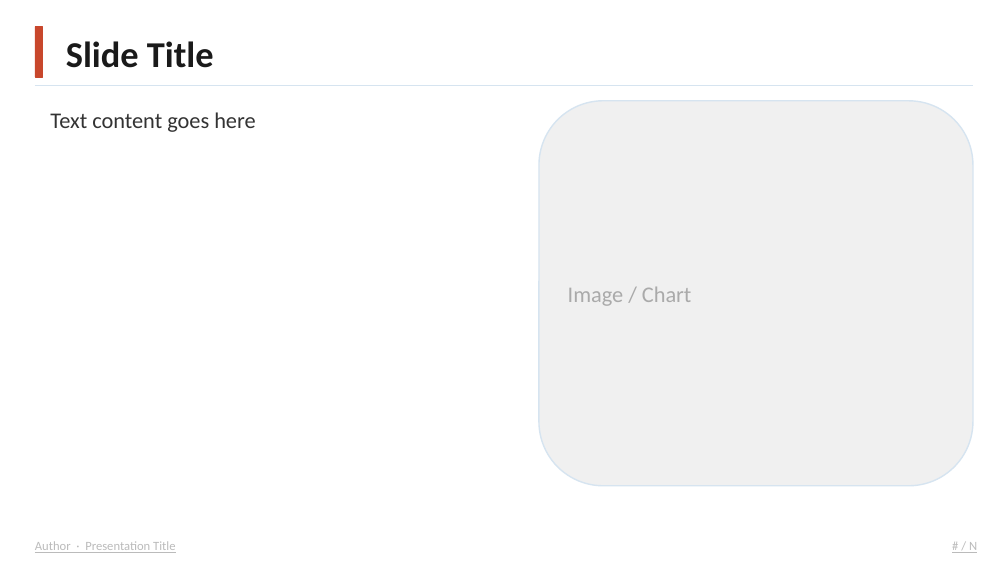
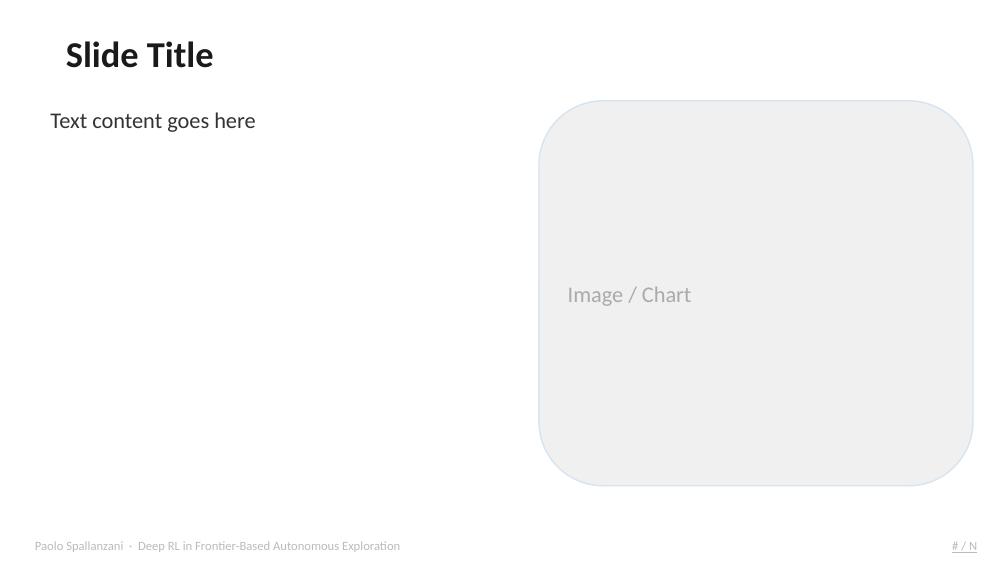
Before and after one commit to Paolo-Spall/presentazione_tesi_dae, a slide deck: slide 9 of presentation_1.pptx (slide 5 before the commit). Drawn at 1008x567 pixels with LibreOffice and Linux fonts; fonts in the diff are those of the drawing; background and template pictures are left out. Boxes give left, top, right and bottom in pixels: in the first picture for what was removed or moved away, otherwise in the second. Text is boxed around its words. In the diff, an @@ line names an element or a change of style, - is before the commit and + after.

```diff
--- a/presentation_1.pptx
+++ b/presentation_1.pptx
@@ rectangle removed at (35, 26, 42, 77) @@
@@ line removed from (35, 86) to (973, 86) @@
@@ text at (35, 541, 400, 552): text changed @@
-Author · Presentation Title
+Paolo Spallanzani · Deep RL in Frontier-Based Autonomous Exploration
```
Also in this commit, not shown: 3 other slides changed, 4 slides added, 3 other files.
